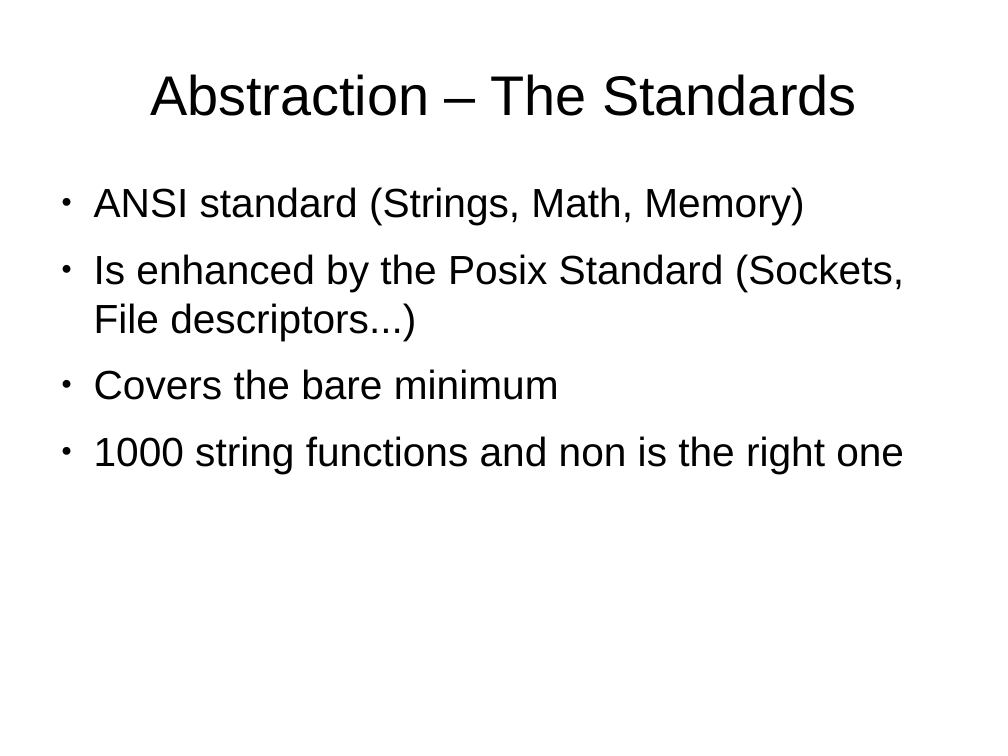
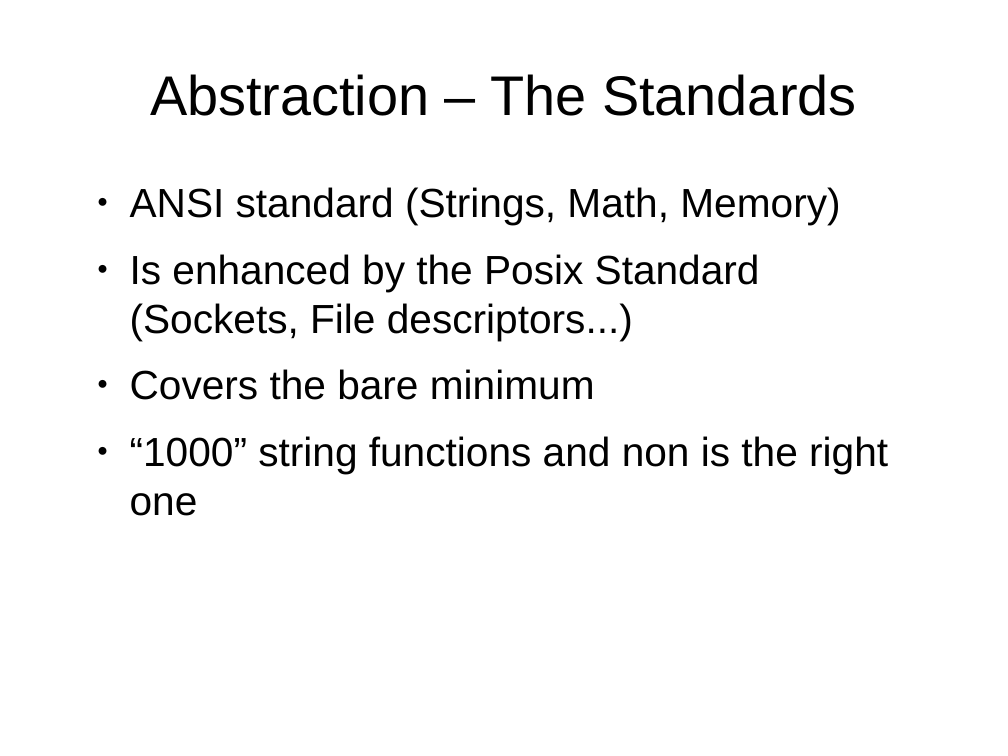
Before and after one commit to samba2/modern_c, a slide deck: slide 24 of modern_c.odp (slide 22 before the commit). Drawn at 1008x756 pixels with LibreOffice and Linux fonts; fonts in the diff are those of the drawing. Boxes give left, top, right and bottom in pixels: in the first picture for what was removed or moved away, otherwise in the second. Text is boxed around its words. In the diff, an @@ line names an element or a change of style, - is before the commit and + after.

```diff
--- a/modern_c.odp
+++ b/modern_c.odp
@@ text "ANSI standard (Strings, Math, Memory)": place and size @@
-text "ANSI standard (Strings, Math, Memory)" at [94,187,904,474]
+text "ANSI standard (Strings, Math, Memory)" at [130,187,888,516]
@@ text at [130,436,888,516]: text changed @@
-● 1000 string functions and non is the right one
+● “1000” string functions and non is the right one
```
Also in this commit, not shown: 28 other slides changed, 11 slides added, 7 slides removed.
